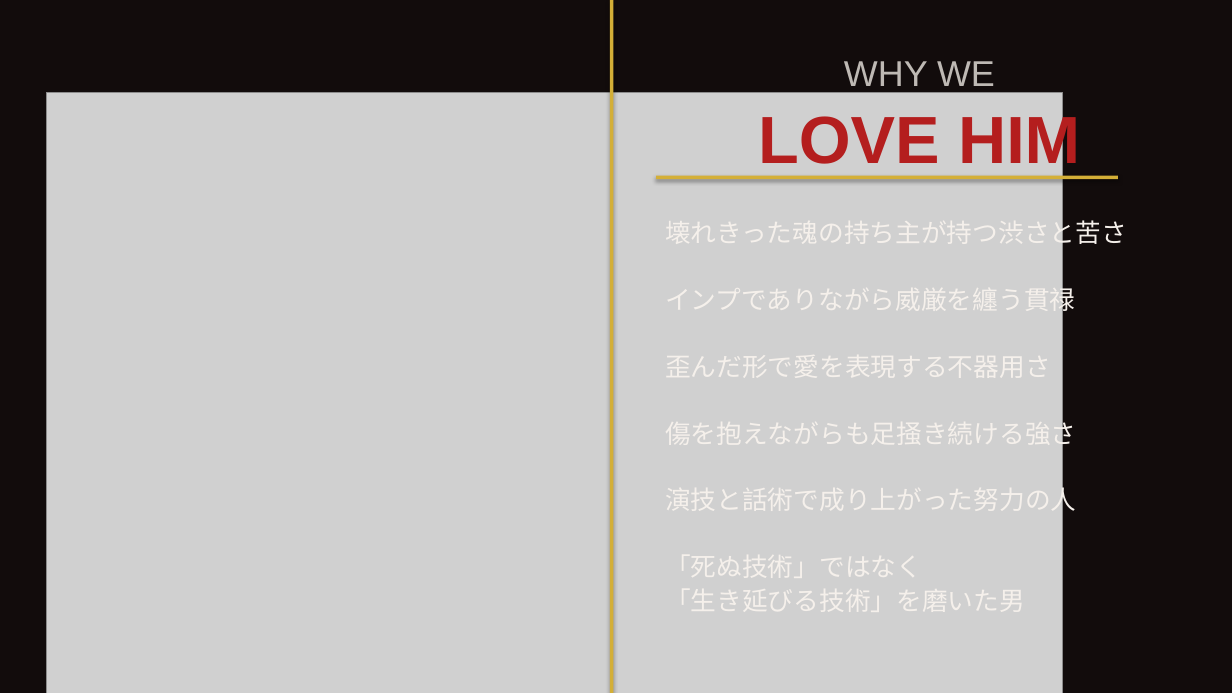
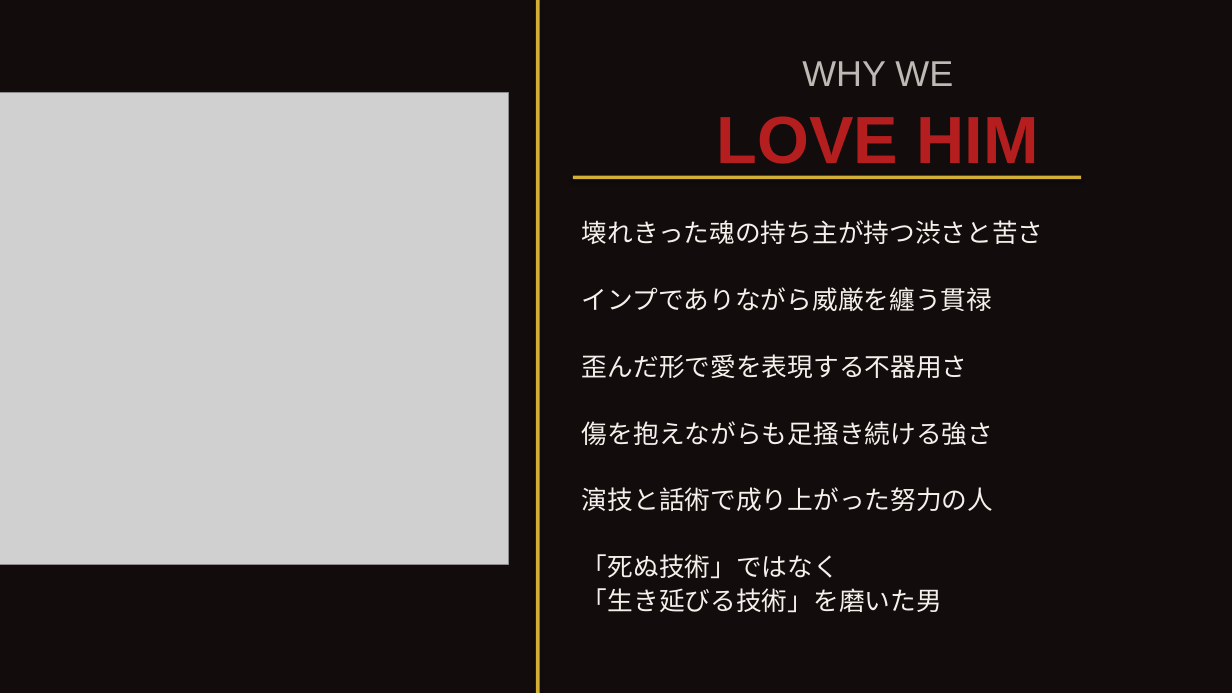
Before and after one commit to nanashi925/POWERPOINT, a slide deck: slide 10 of crimson_presentation.pptx. Drawn at 1232x693 pixels with LibreOffice and Linux fonts; fonts in the diff are those of the drawing; grey boxes stand for pictures. Boxes give left, top, right and bottom in pixels: in the first picture for what was removed or moved away, otherwise in the second. Text is boxed around its words. In the diff, an @@ line names an element or a change of style, - is before the commit and + after.

```diff
--- a/crimson_presentation.pptx
+++ b/crimson_presentation.pptx
@@ rectangle: place and size @@
-rectangle at [610,0,614,693]
+rectangle at [536,0,540,693]
@@ text "WHY WE" rewrapped from [844,61,995,93] to [802,61,953,86] @@
@@ picture: place and size @@
-picture at [46,92,1063,693]
+picture at [0,92,508,566]
@@ text "LOVE HIM" rewrapped from [758,110,1080,175] to [717,116,1039,164] @@
@@ rectangle: place and size @@
-rectangle at [656,176,1118,179]
+rectangle at [573,176,1081,179]
@@ text "壊れきった魂の持ち主が持つ渋さと苦さ" rewrapped from [665,216,1127,516] to [582,220,1044,613] @@
```
Also in this commit, not shown: 1 other file.
